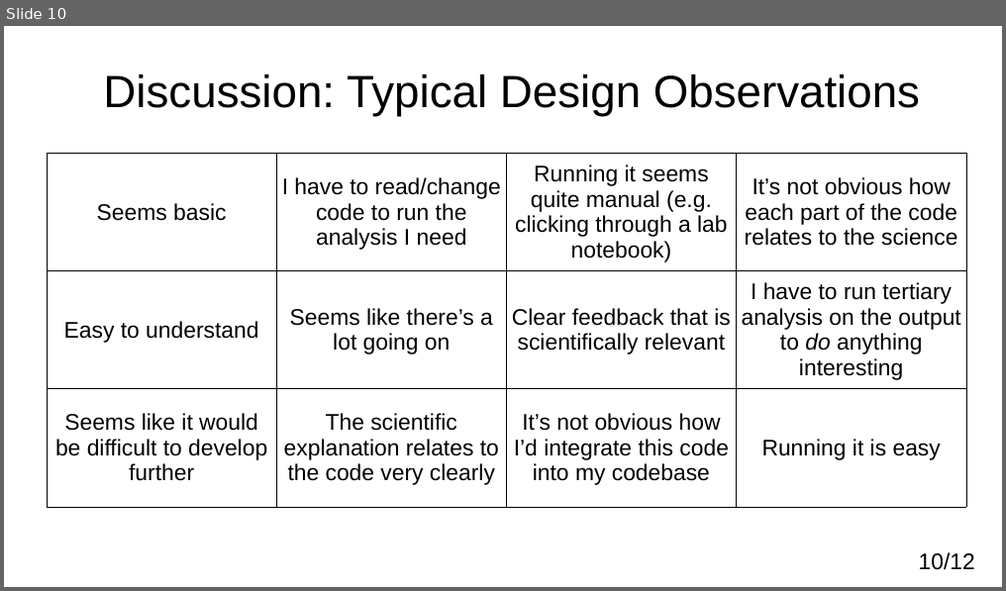
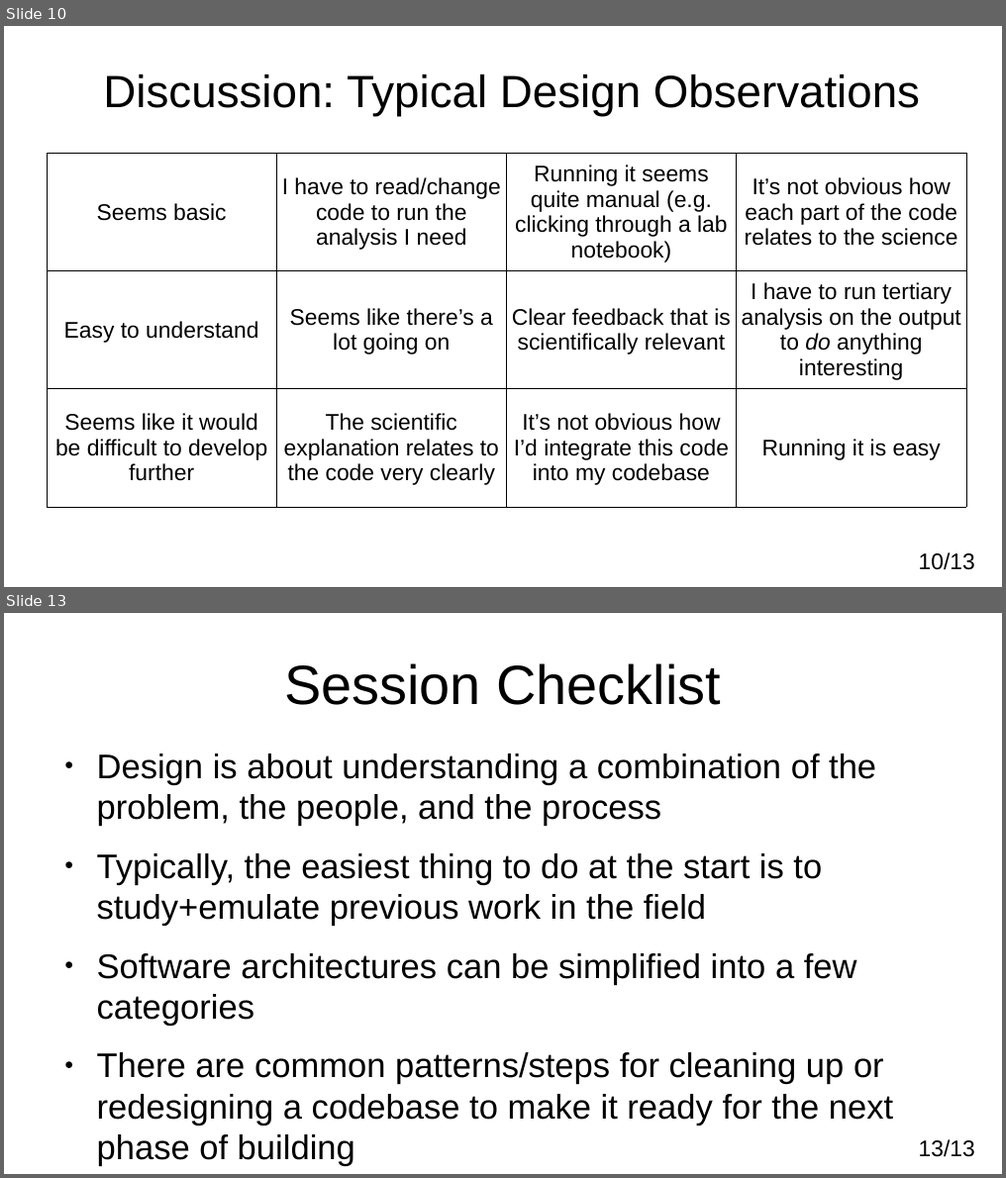
Before and after one commit to adamkewley/rse-meetups, a slide deck: 3_SoftwareDesign/PresentationSlides.odp. Shown one above the other, each under a label of ours: slide 10 before the commit, slides 10 and 13 after it; the slides between them are not shown. The pictures are 1006x591 and 1006x1178 pixels, drawn with LibreOffice and Linux fonts; fonts in the diff are those of the drawing. Boxes give left, top, right and bottom in pixels: in the first picture for what was removed or moved away, otherwise in the second. Text is boxed around its words. In the diff, an @@ line names an element or a change of style, - is before the commit and + after.

Commit message:
Finish session 3 slides and add exercise script

```diff
--- a/3_SoftwareDesign/PresentationSlides.odp
+++ b/3_SoftwareDesign/PresentationSlides.odp
@@ slide 13 added at (4, 613, 1002, 1174), background #FFFFFF @@
@@ title added at (284, 663, 721, 705), 44 pt, text #000000 @@
+Session Checklist
@@ text added at (97, 754, 893, 1167), 27.2 pt, text #000000 @@
+● Design is about understanding a combination of the problem, the people, and the process
+● Typically, the easiest thing to do at the start is to study+emulate previous work in the field
+● Software architectures can be simplified into a few categories
+● There are common patterns/steps for cleaning up or redesigning a codebase to make it ready for the next phase of building
@@ page number added at (919, 1140, 975, 1157), 18 pt, text #000000 @@
+13/13
@@ page number at (919, 553, 975, 570): text changed @@
-10/12
+10/13
```
Also in this commit, not shown: 2 slides changed, 1 other slide added, 1 slide removed, 1 other file.
